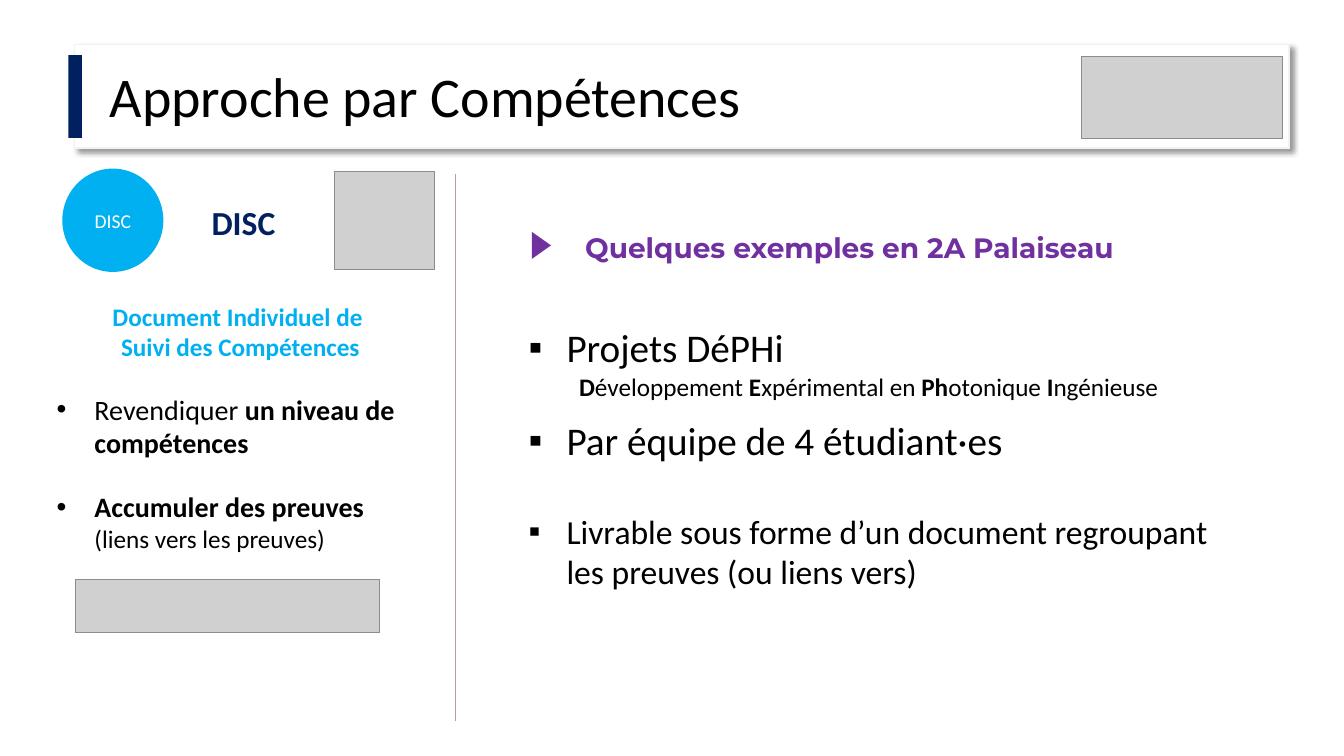
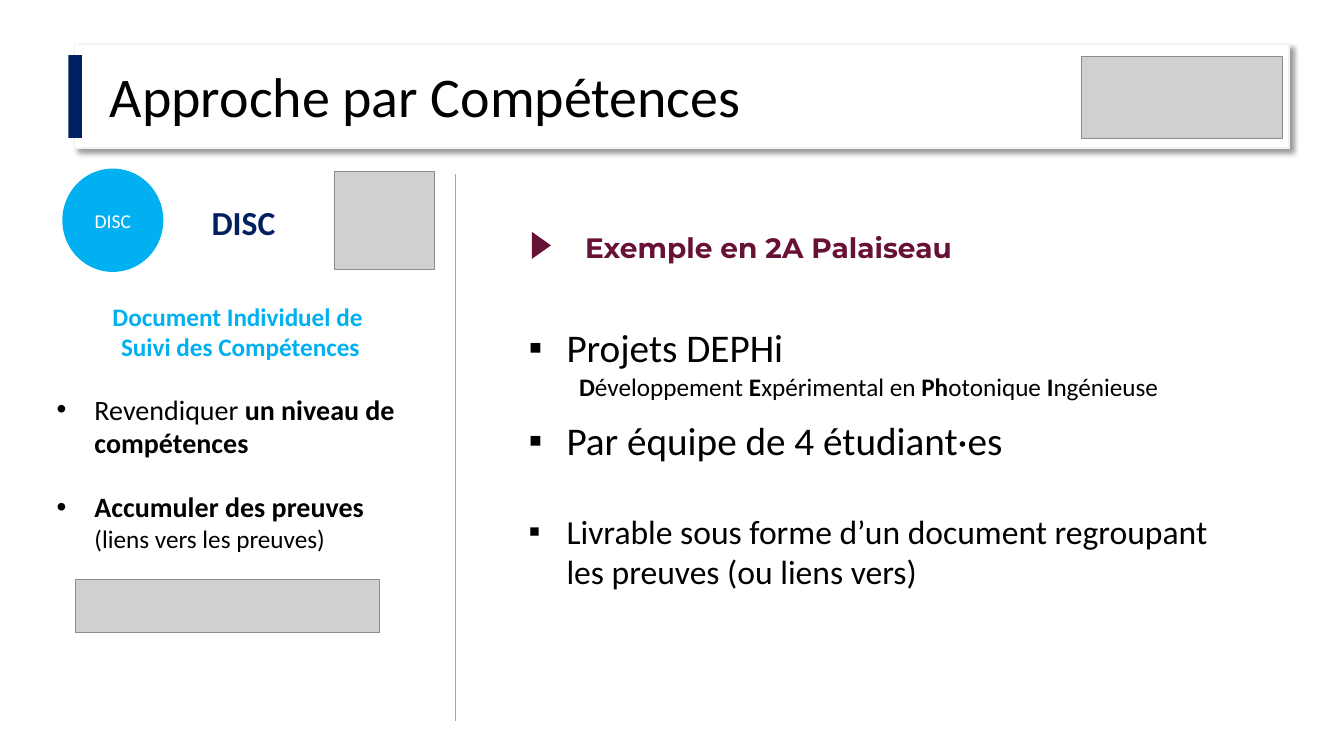
Before and after one commit to IOGS-Digital-Methods/semester-6, a slide deck: slide 14 of InterfacageNumerique/APC/S6_IntNum_APC.pptx. Drawn at 1344x756 pixels with LibreOffice and Linux fonts; fonts in the diff are those of the drawing; grey boxes stand for pictures. Boxes give left, top, right and bottom in pixels: in the first picture for what was removed or moved away, otherwise in the second. Text is boxed around its words. In the diff, an @@ line names an element or a change of style, - is before the commit and + after.

```diff
--- a/InterfacageNumerique/APC/S6_IntNum_APC.pptx
+++ b/InterfacageNumerique/APC/S6_IntNum_APC.pptx
@@ triangle at [532, 232, 552, 259]: fill #7030A0 to #671137 @@
@@ text at [585, 236, 951, 264]: text changed; text colour #7030A0 to #671137 @@
-Quelques exemples en 2A Palaiseau
+Exemple en 2A Palaiseau
@@ text at [567, 335, 783, 369]: text changed @@
-▪ Projets DéPHi
+▪ Projets DEPHi
```
Also in this commit, not shown: 5 other slides changed, 5 slides added, 2 other files.
